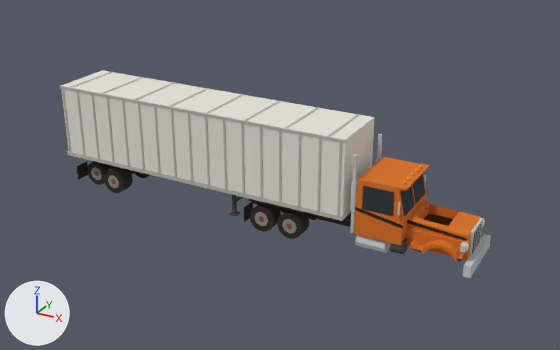
One commit to the glTF model game/public/models/base_semi.glb: the scene before it, then after it.
The view is the same before and after, from a camera (50 mm lens) standing at (13.89, -23.73, 12.2) and looking at (0.77, 0.14, 0.26). The axes (+X, +Y, +Z) are drawn at lower left. The lights are the same throughout. The older version comes first. Vertices at exactly the same position are counted once.

Names of what the first picture shows: 'base_semi'.
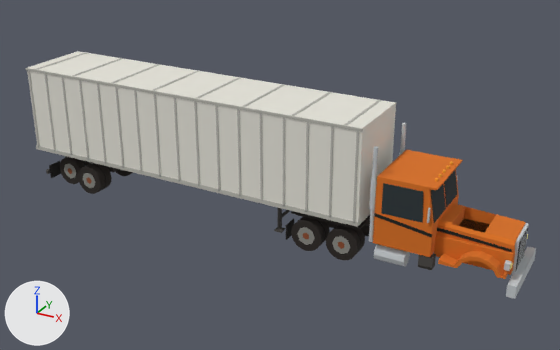
Patch to the scene script:
```diff
--- a/game/public/models/base_semi.glb.py
+++ b/game/public/models/base_semi.glb.py
@@ me_cylinder @@
 # used by ob_base_semi; location = (0.0, 0.0, 0.0)
-me_cylinder.from_pydata(...)  # 2042 vertices, 3500 faces; spans x -8.7..8.7, y -1.3..1.3, z -1.6..2.8
+me_cylinder.from_pydata(...)  # 2042 vertices, 3500 faces; spans x -10.3..10.2, y -1.5..1.5, z -1.8..3.4
+# me_cylinder part 1: the loose piece of 48 vertices spanning x 1.4..2.4, y -1.2..-0.9, z -1.6..-0.5 is moved by (2.2, -0.2, -0.1)
+# me_cylinder part 2: the loose piece of 48 vertices spanning x 1.4..2.4, y -0.9..-0.6, z -1.6..-0.5 is moved by (2.2, -0.1, -0.1)
+# me_cylinder part 3: the loose piece of 48 vertices spanning x 0.2..1.2, y -1.2..-0.9, z -1.6..-0.5 is moved by (2.0, -0.2, -0.1)
+# me_cylinder part 4: the loose piece of 48 vertices spanning x 0.2..1.2, y -0.9..-0.6, z -1.6..-0.5 is moved by (2.0, -0.1, -0.1)
+# me_cylinder part 5: the loose piece of 48 vertices spanning x -6.9..-5.9, y 0.6..0.9, z -1.6..-0.5 is scaled about the mesh origin by (1.18, 1.2, 1.18)
+# me_cylinder part 6: the loose piece of 48 vertices spanning x -6.9..-5.9, y -1.2..-0.9, z -1.6..-0.5 is scaled about the mesh origin by (1.18, 1.2, 1.18)
+# me_cylinder part 7: the loose piece of 48 vertices spanning x -6.9..-5.9, y -0.9..-0.6, z -1.6..-0.5 is scaled about the mesh origin by (1.18, 1.2, 1.18)
+# me_cylinder part 8: the loose piece of 48 vertices spanning x -8.1..-7.1, y -0.9..-0.6, z -1.6..-0.5 is scaled about the mesh origin by (1.18, 1.2, 1.18)
+# me_cylinder part 9: the loose piece of 16 vertices spanning x 1.6..2.2, y -1.2..-0.9, z -1.4..-0.7 is moved by (2.2, -0.2, -0.1)
+# me_cylinder part 10: the loose piece of 16 vertices spanning x 0.4..1.0, y -1.2..-0.9, z -1.4..-0.7 is moved by (2.0, -0.2, -0.1)
+# me_cylinder part 11: 1210 of 2042 vertices moved; they spanned x -8.7..8.7, y -1.3..1.3, z -1.4..2.8 and now span x -10.3..10.2, y -1.5..1.5, z -1.6..3.4; mean shift (0.5, 0.0, 0.1); largest move (6.6, -0.6, -0.2) -> (9.9, 0.7, 0.2)
+# other edits to the shape of me_cylinder do not show in these pictures
 me_cylinder.materials.append(mat_wheel)
```

What differs and where, as boxes [x1, y1, x2, y2] in the pictures (560 x 350 px; the box of a moved part takes in the faces that stretch with it):
'base_semi', reshaped (18% wider, 19% taller): before [60, 70, 491, 278]; after [26, 51, 536, 299]
part 1 of me_cylinder, moved or reshaped: before [277, 211, 305, 239]; after [326, 226, 361, 260]
part 2 of me_cylinder, moved or reshaped: before [285, 210, 309, 231]; after [336, 225, 365, 251]
part 3 of me_cylinder, moved or reshaped: before [250, 204, 277, 232]; after [291, 217, 325, 251]
part 4 of me_cylinder, moved or reshaped: before [259, 203, 281, 225]; after [302, 216, 330, 241]
part 5 of me_cylinder, moved or reshaped (mostly hidden): before [135, 172, 150, 178]; after [115, 169, 133, 176]
part 6 of me_cylinder, moved or reshaped: before [104, 168, 128, 193]; after [78, 164, 106, 194]
part 7 of me_cylinder, moved or reshaped: before [114, 167, 133, 189]; after [88, 163, 112, 190]
part 8 of me_cylinder, moved or reshaped: before [87, 161, 109, 185]; after [60, 157, 85, 184]
part 9 of me_cylinder, moved or reshaped: before [282, 219, 297, 234]; after [332, 236, 350, 254]
part 10 of me_cylinder, moved or reshaped: before [254, 212, 268, 226]; after [297, 227, 315, 245]
part 11 of me_cylinder, moved or reshaped: before [60, 70, 491, 278]; after [26, 51, 536, 299]
